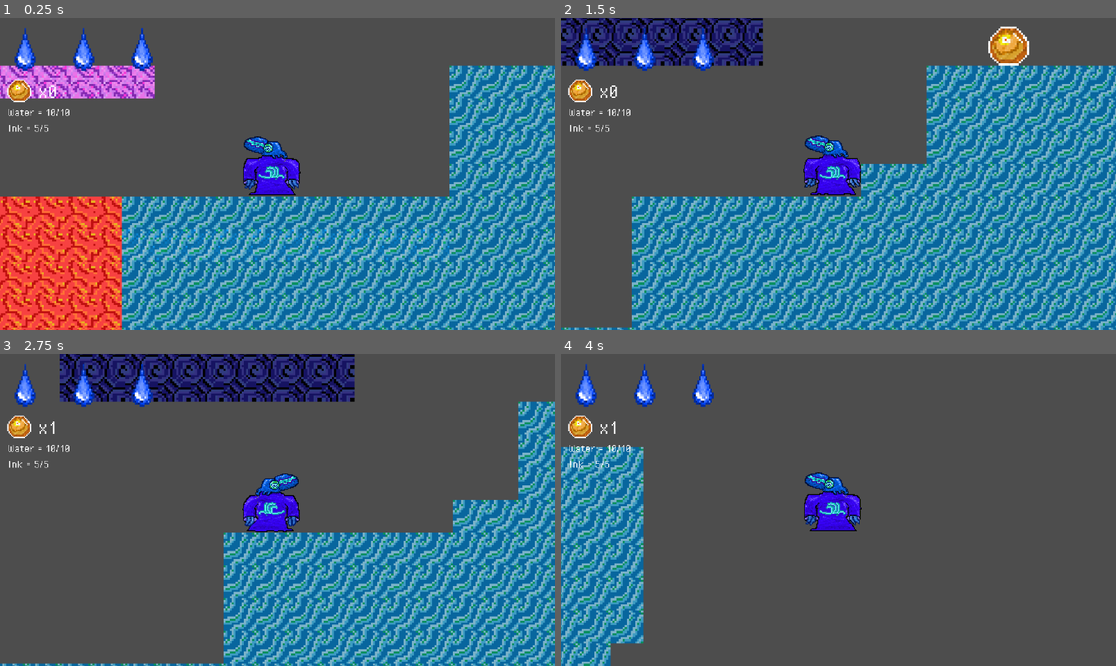
Above: before the commit, frames 1-4 (two rows, left to right).
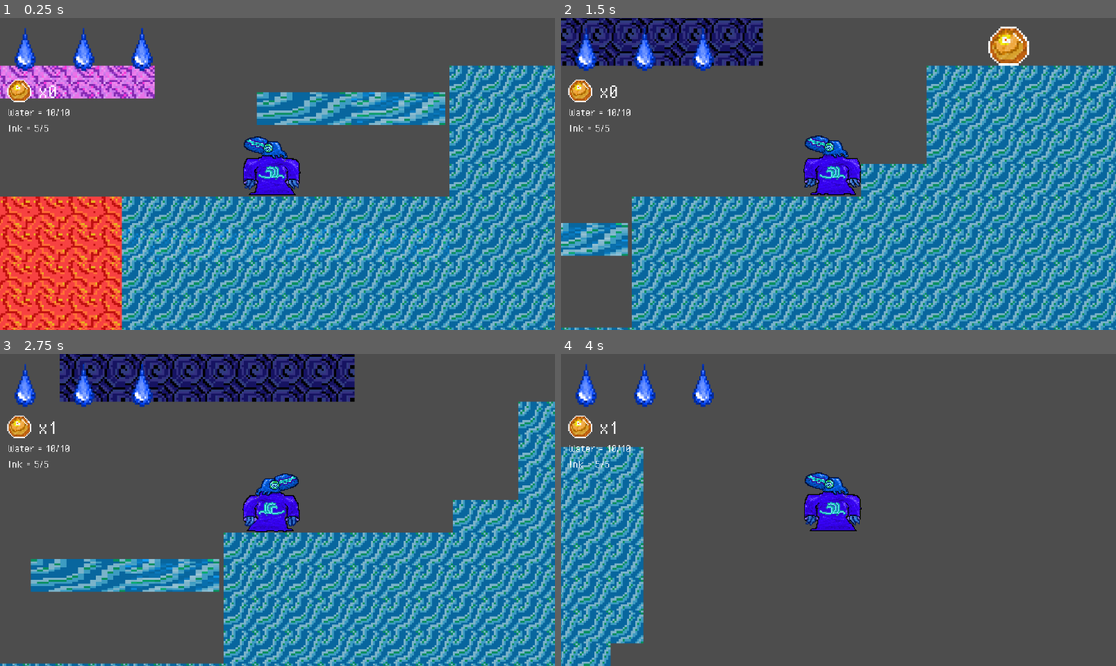
Above: after the commit, the same moments.

Repository: Remmifications/the-call-of-the-ocean
Game: Godot game, scene res://game.tscn
Two runs of this game, one before a commit and one after it. Both use one fixed random seed, a clock stepped at 60 frames per second and the inputs below.
Inputs:
- Up to frame 1 (0.25 s): no input
- Up to frame 2 (1.5 s): hold D (move_right) from 0.53 s (still down); tap W (jump) at 0.77 s
- Up to frame 3 (2.75 s): tap W (jump) at 1.52 s; release D (move_right) at 2.03 s; hold A (move_left) from 2.03 s (still down)
- Up to frame 4 (4 s): release A (move_left) at 2.78 s; hold D (move_right) from 2.78 s (still down); tap W (jump) at 3.02, 3.77 s

The runs differ from the first frame. In frame 1, 3.6% of the frame differs, in the area x 46-81%, y 23-35%; in frame 2, 1.3%; in frame 3, 3.6%, in the area x 5-40%, y 65-77%; in frame 4, nothing differs.

Commit message:
Added an Assets folder and made 4 platforms of different tile types

Diff:
--- a/scripts/h_box_container.gd
+++ b/Assets/scripts/h_box_container.gd
@@ -1,8 +1,8 @@
 extends HBoxContainer
 
-const WATER_HEALTH_FULL = preload("res://sprites/WaterHealth-full.png")
-const WATER_HEALTH_HALF = preload("res://sprites/WaterHealth-half.png")
-const WATER_HEALTH_EMPTY = preload("res://sprites/WaterHealth-empty.png")
+const WATER_HEALTH_FULL = preload("res://Assets/sprites/WaterHealth-full.png")
+const WATER_HEALTH_HALF = preload("res://Assets/sprites/WaterHealth-half.png")
+const WATER_HEALTH_EMPTY = preload("res://Assets/sprites/WaterHealth-empty.png")
 
 
 func update_partial(value):
--- a/game.tscn
+++ b/game.tscn
@@ -8,6 +8,8 @@
 [ext_resource type="Script" uid="uid://dfkricpljkwt3" path="res://canvas_layer.gd" id="5_j5wjh"]
 [ext_resource type="Texture2D" uid="uid://dt2l7sxhg7fox" path="res://sprites/Eggcoin.png" id="6_eow3j"]
 [ext_resource type="FontFile" uid="uid://vvm7gysc4018" path="res://sprites/PixelOperator.ttf" id="7_j5wjh"]
+[ext_resource type="PackedScene" uid="uid://c2hdw6kdil2b3" path="res://platform_w.tscn" id="9_vef74"]
+[ext_resource type="PackedScene" uid="uid://ulm2jsqyaom7" path="res://platform_c.tscn" id="10_hve3p"]
 
 [sub_resource type="TileSetAtlasSource" id="TileSetAtlasSource_fc0e3"]
 texture = ExtResource("2_feb5d")
@@ -102,3 +104,9 @@
 scale = Vector2(1.6468841, 1.6468841)
 theme_override_fonts/font = ExtResource("7_j5wjh")
 text = "Ink = 5/5"
+
+[node name="PlatformW" parent="." instance=ExtResource("9_vef74")]
+position = Vector2(612, 296)
+
+[node name="AnimatableBody2D" parent="." instance=ExtResource("10_hve3p")]
+position = Vector2(294, 272)
--- /dev/null
+++ b/global_singleton.tscn
@@ -0,0 +1,6 @@
+[gd_scene load_steps=2 format=3 uid="uid://qm46rj7a3mx6"]
+
+[ext_resource type="Script" uid="uid://bc83btgsu634r" path="res://node_2d.gd" id="1_jjr3r"]
+
+[node name="Global_Singleton" type="Node2D"]
+script = ExtResource("1_jjr3r")
--- /dev/null
+++ b/platform_I.tscn
@@ -0,0 +1,15 @@
+[gd_scene load_steps=3 format=3 uid="uid://cub7ka0r35bra"]
+
+[ext_resource type="Texture2D" uid="uid://b47c43mm5lbby" path="res://sprites/inkplat.png" id="1_hchpn"]
+
+[sub_resource type="RectangleShape2D" id="RectangleShape2D_3dylq"]
+size = Vector2(64, 16)
+
+[node name="AnimatableBody2D" type="AnimatableBody2D"]
+
+[node name="Sprite2D" type="Sprite2D" parent="."]
+texture = ExtResource("1_hchpn")
+
+[node name="CollisionShape2D" type="CollisionShape2D" parent="."]
+shape = SubResource("RectangleShape2D_3dylq")
+one_way_collision = true
--- /dev/null
+++ b/platform_c.tscn
@@ -0,0 +1,19 @@
+[gd_scene load_steps=3 format=3 uid="uid://ulm2jsqyaom7"]
+
+[ext_resource type="Texture2D" uid="uid://xvq6jtbssxyj" path="res://sprites/TileSpritesheet.png" id="1_5p4ss"]
+
+[sub_resource type="RectangleShape2D" id="RectangleShape2D_6163e"]
+size = Vector2(82, 16)
+
+[node name="AnimatableBody2D" type="AnimatableBody2D"]
+
+[node name="Sprite2D" type="Sprite2D" parent="."]
+position = Vector2(1.847744e-06, 0)
+scale = Vector2(2.5625, 1)
+texture = ExtResource("1_5p4ss")
+region_enabled = true
+region_rect = Rect2(0, 0, 32, 16)
+
+[node name="CollisionShape2D" type="CollisionShape2D" parent="."]
+shape = SubResource("RectangleShape2D_6163e")
+one_way_collision = true
--- /dev/null
+++ b/platform_m.tscn
@@ -0,0 +1,19 @@
+[gd_scene load_steps=3 format=3 uid="uid://b102bpu57jkcu"]
+
+[ext_resource type="Texture2D" uid="uid://xvq6jtbssxyj" path="res://sprites/TileSpritesheet.png" id="1_7fm0e"]
+
+[sub_resource type="RectangleShape2D" id="RectangleShape2D_lj2h1"]
+size = Vector2(80, 16)
+
+[node name="AnimatableBody2D" type="AnimatableBody2D"]
+
+[node name="Sprite2D" type="Sprite2D" parent="."]
+position = Vector2(-2.1457672e-06, 0)
+scale = Vector2(2.5000002, 1)
+texture = ExtResource("1_7fm0e")
+region_enabled = true
+region_rect = Rect2(16, 16, 32, 16)
+
+[node name="CollisionShape2D" type="CollisionShape2D" parent="."]
+shape = SubResource("RectangleShape2D_lj2h1")
+one_way_collision = true
--- a/platform_w.tscn
+++ b/platform_w.tscn
@@ -3,17 +3,18 @@
 [ext_resource type="Texture2D" uid="uid://xvq6jtbssxyj" path="res://sprites/TileSpritesheet.png" id="1_vadef"]
 
 [sub_resource type="RectangleShape2D" id="RectangleShape2D_3wxmk"]
-size = Vector2(32, 16)
+size = Vector2(92, 16)
 
 [node name="PlatformW" type="AnimatableBody2D"]
 
 [node name="Sprite2D" type="Sprite2D" parent="."]
-position = Vector2(3, 396)
+position = Vector2(5.750001, 396)
+scale = Vector2(2.875, 1)
 texture = ExtResource("1_vadef")
 offset = Vector2(-2, -396)
 region_enabled = true
 region_rect = Rect2(0, 32, 32, 16)
 
 [node name="CollisionShape2D" type="CollisionShape2D" parent="."]
-position = Vector2(1, 0)
 shape = SubResource("RectangleShape2D_3wxmk")
+one_way_collision = true
Renamed: scripts/GlobalSingleton.tscn -> Assets/scripts/GlobalSingleton.tscn
Renamed: scripts/area_2d.gd -> Assets/scripts/area_2d.gd
Renamed: scripts/area_2d.gd.uid -> Assets/scripts/area_2d.gd.uid
Renamed: scripts/egg.gd -> Assets/scripts/egg.gd
Renamed: scripts/egg.gd.uid -> Assets/scripts/egg.gd.uid
Renamed: scripts/game.gd -> Assets/scripts/game.gd
Renamed: scripts/game.gd.uid -> Assets/scripts/game.gd.uid
Renamed: scripts/h_box_container.gd.uid -> Assets/scripts/h_box_container.gd.uid
Renamed: scripts/killzone.gd -> Assets/scripts/killzone.gd
Renamed: scripts/killzone.gd.uid -> Assets/scripts/killzone.gd.uid
Renamed: scripts/player.gd -> Assets/scripts/player.gd
Renamed: scripts/player.gd.uid -> Assets/scripts/player.gd.uid
(and 45 more such lines)
